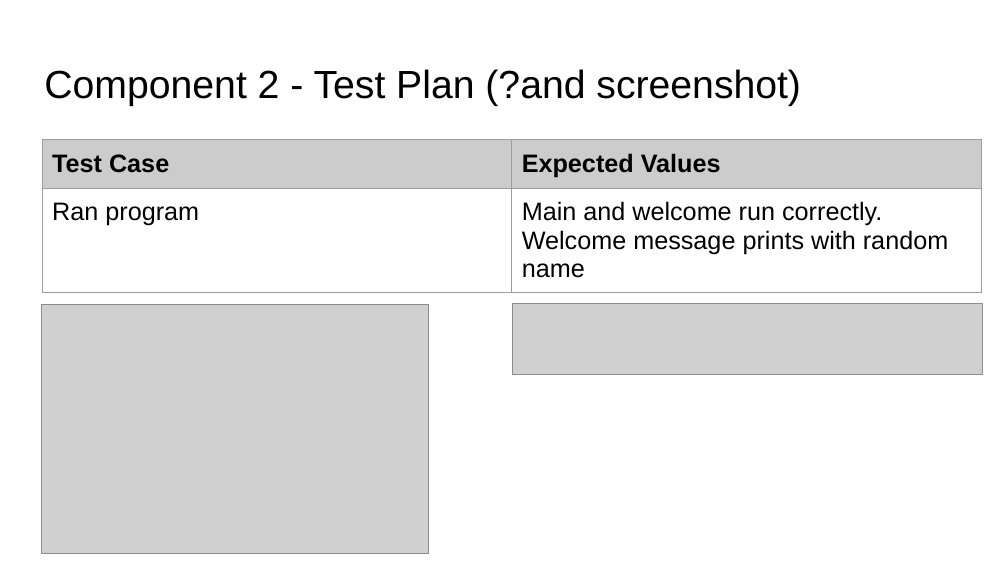
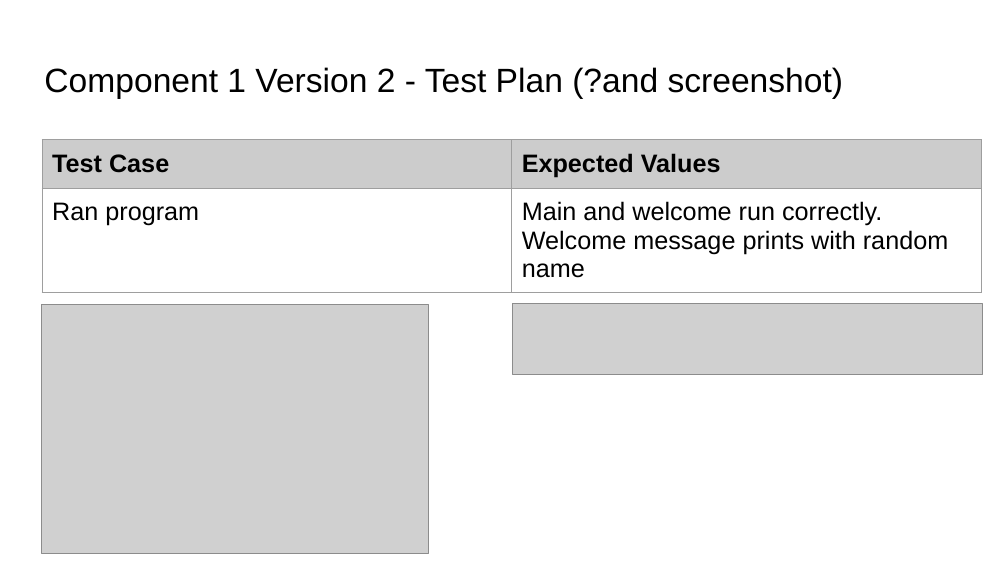
Before and after one commit to BronsonLovesCode/Pizza_Bot, a slide deck: slide 6 of 022_91893+_+91897+Documentation.pptx. Drawn at 1008x567 pixels with LibreOffice and Linux fonts; fonts in the diff are those of the drawing; grey boxes stand for pictures. Boxes give left, top, right and bottom in pixels: in the first picture for what was removed or moved away, otherwise in the second. Text is boxed around its words. In the diff, an @@ line names an element or a change of style, - is before the commit and + after.

```diff
--- a/022_91893+_+91897+Documentation.pptx
+++ b/022_91893+_+91897+Documentation.pptx
@@ title at box(44, 67, 844, 99): text changed; size 28 to 24 pt @@
-Component 2 - Test Plan (?and screenshot)
+Component 1 Version 2 - Test Plan (?and screenshot)
```
Also in this commit, not shown: 1 other slide changed, 6 slides added, 13 other files.
